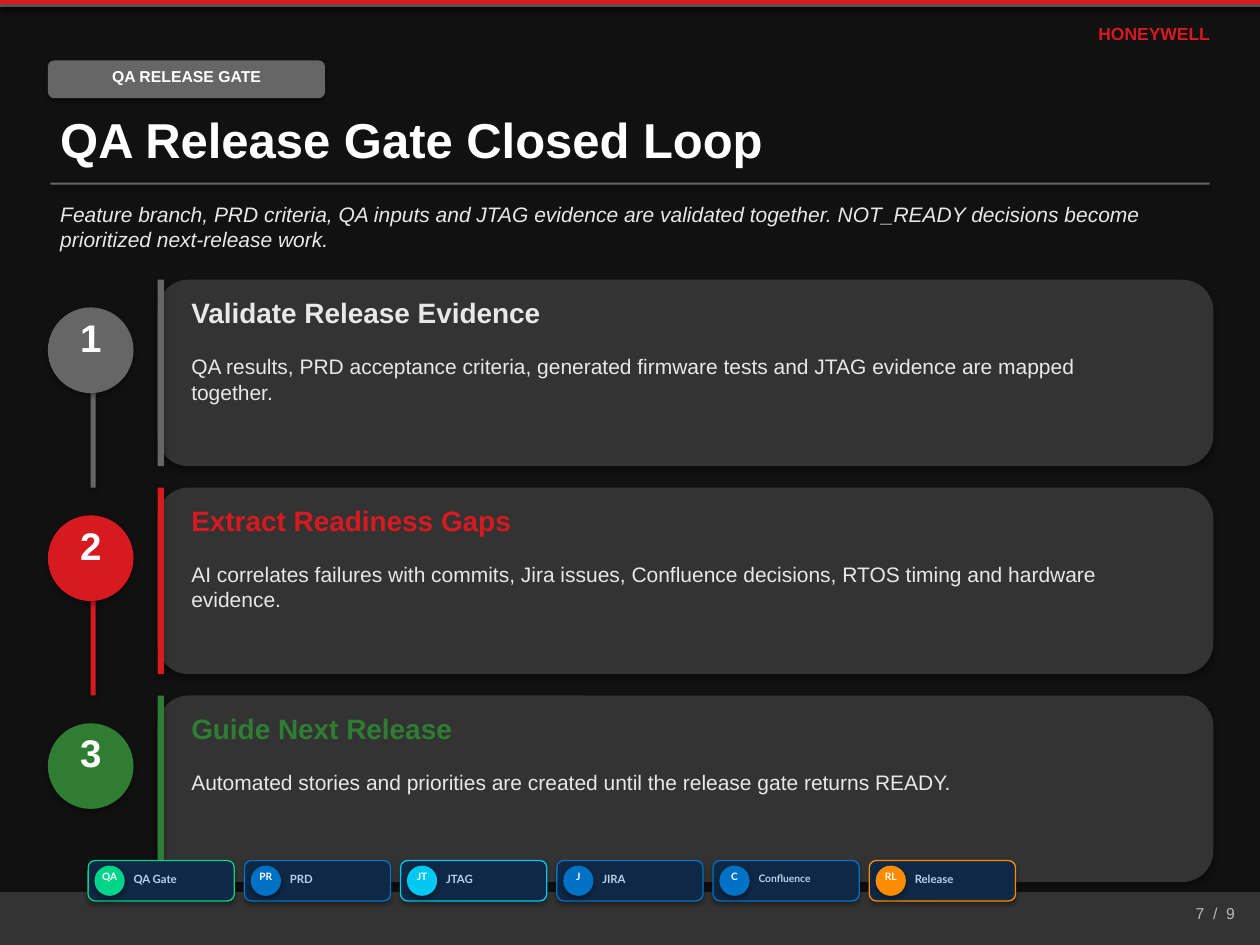
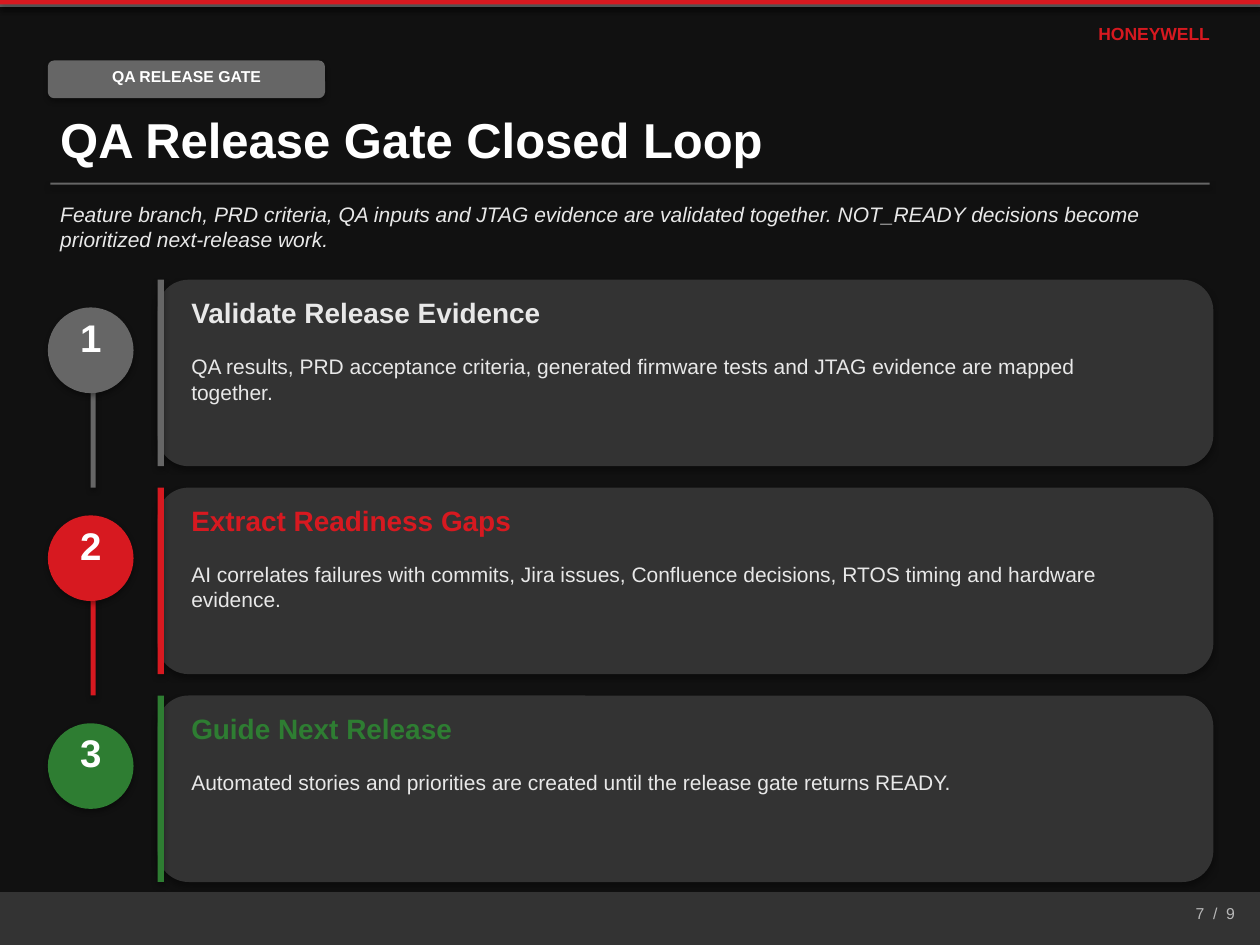
Before and after one commit to shyamnexus/HON_PPT, a slide deck: slide 7 of AI-Driven Embedded Product Lifecycle OrchestratorV10.pptx. Drawn at 1260x945 pixels with LibreOffice and Linux fonts; fonts in the diff are those of the drawing. Boxes give left, top, right and bottom in pixels: in the first picture for what was removed or moved away, otherwise in the second. Text is boxed around its words. In the diff, an @@ line names an element or a change of style, - is before the commit and + after.

```diff
--- a/AI-Driven Embedded Product Lifecycle OrchestratorV10.pptx
+++ b/AI-Driven Embedded Product Lifecycle OrchestratorV10.pptx
@@ rounded rectangle removed at [88, 861, 234, 901] @@
@@ ellipse removed at [94, 866, 125, 896] @@
@@ rounded rectangle removed at [244, 861, 391, 901] @@
@@ ellipse removed at [251, 866, 281, 896] @@
@@ rounded rectangle removed at [401, 861, 547, 901] @@
@@ ellipse removed at [407, 866, 437, 896] @@
@@ rounded rectangle removed at [557, 861, 703, 901] @@
@@ ellipse removed at [563, 866, 593, 896] @@
@@ rounded rectangle removed at [713, 861, 859, 901] @@
@@ ellipse removed at [719, 866, 750, 896] @@
@@ rounded rectangle removed at [869, 861, 1016, 901] @@
@@ ellipse removed at [876, 866, 906, 896] @@
@@ text removed at [102, 872, 117, 882] @@
-QA
@@ text removed at [134, 874, 177, 885] @@
-QA Gate
@@ text removed at [259, 872, 272, 880] @@
-PR
@@ text removed at [290, 875, 313, 883] @@
-PRD
@@ text removed at [417, 872, 427, 880] @@
-JT
@@ text removed at [446, 874, 473, 883] @@
-JTAG
@@ text removed at [576, 872, 580, 880] @@
-J
@@ text removed at [602, 875, 625, 883] @@
-JIRA
@@ text removed at [731, 872, 738, 880] @@
-C
@@ text removed at [759, 874, 811, 882] @@
-Confluence
@@ text removed at [885, 872, 897, 880] @@
-RL
@@ text removed at [915, 874, 954, 883] @@
-Release
```
Also in this commit, not shown: 8 other slides changed, 1 other file.
